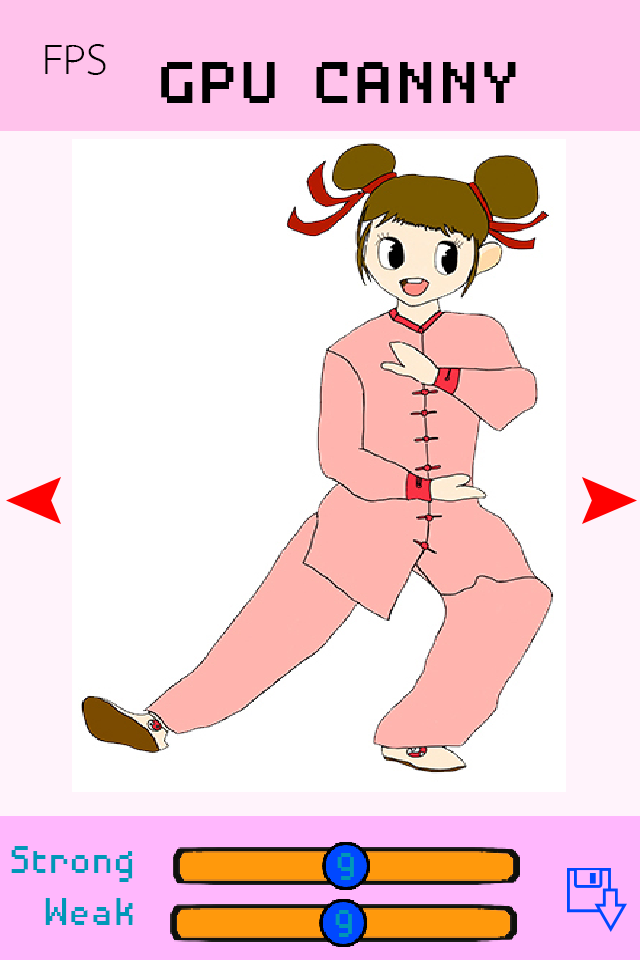
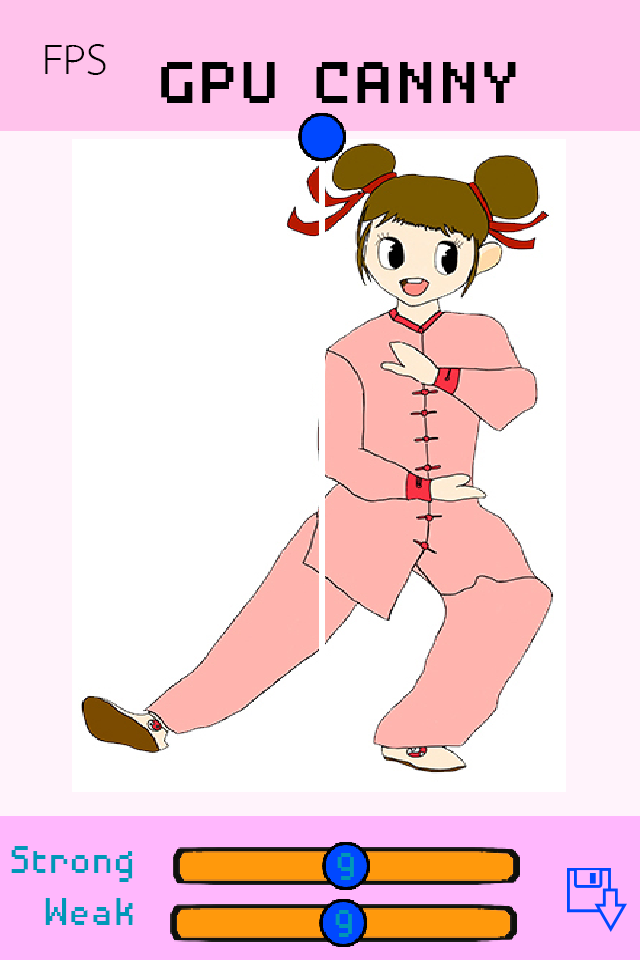
Comparing the layer stacks of the two w=640, h=960 images. Changes:
added layer "split" above "line" over [298, 113, 346, 161]
added layer "line" above "Layer 2" over [319, 130, 325, 653]
removed layer "moveleft move=-10x0x50x0x1" over [6, 477, 61, 524]
removed layer "moveright move=10x0x50x0x1" over [582, 477, 637, 524]
showed "Layer 4" over [298, 139, 346, 653]
